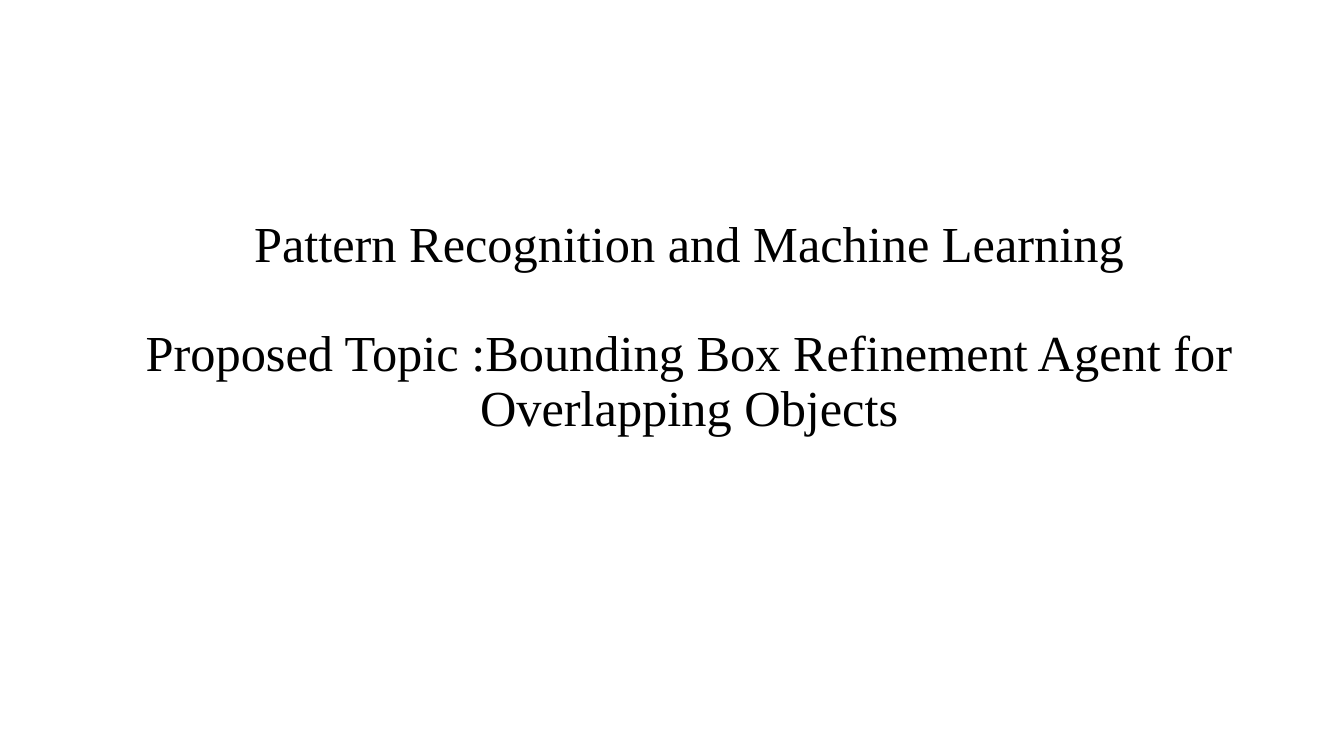
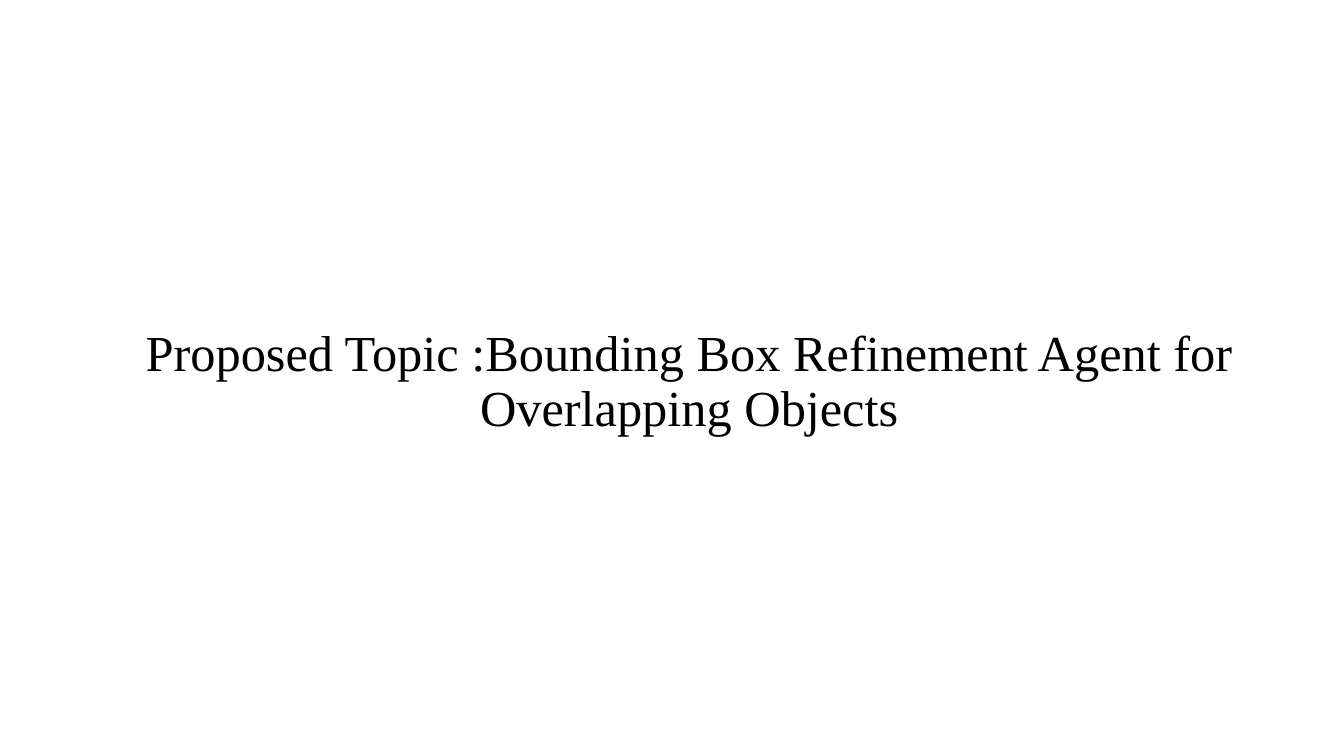
Before and after one commit to mlnewbie1996/Dissertation-MTech, a slide deck: slide 2 of Phase_I/Dissertation_Phase1.pptx. Drawn at 1344x756 pixels with LibreOffice and Linux fonts; fonts in the diff are those of the drawing. Boxes give left, top, right and bottom in pixels: in the first picture for what was removed or moved away, otherwise in the second. Text is boxed around its words. In the diff, an @@ line names an element or a change of style, - is before the commit and + after.

```diff
--- a/Phase_I/Dissertation_Phase1.pptx
+++ b/Phase_I/Dissertation_Phase1.pptx
@@ title at (146,335,1232,436): text changed @@
-Pattern Recognition and Machine Learning
-Proposed Topic :Bounding Box Refinement Agent for Overlapping Objects
+Proposed Topic :Bounding Box Refinement Agent for Overlapping Objects
```
Also in this commit, not shown: 7 other slides changed, 2 slides added, 3 slides removed, 17 other files.
